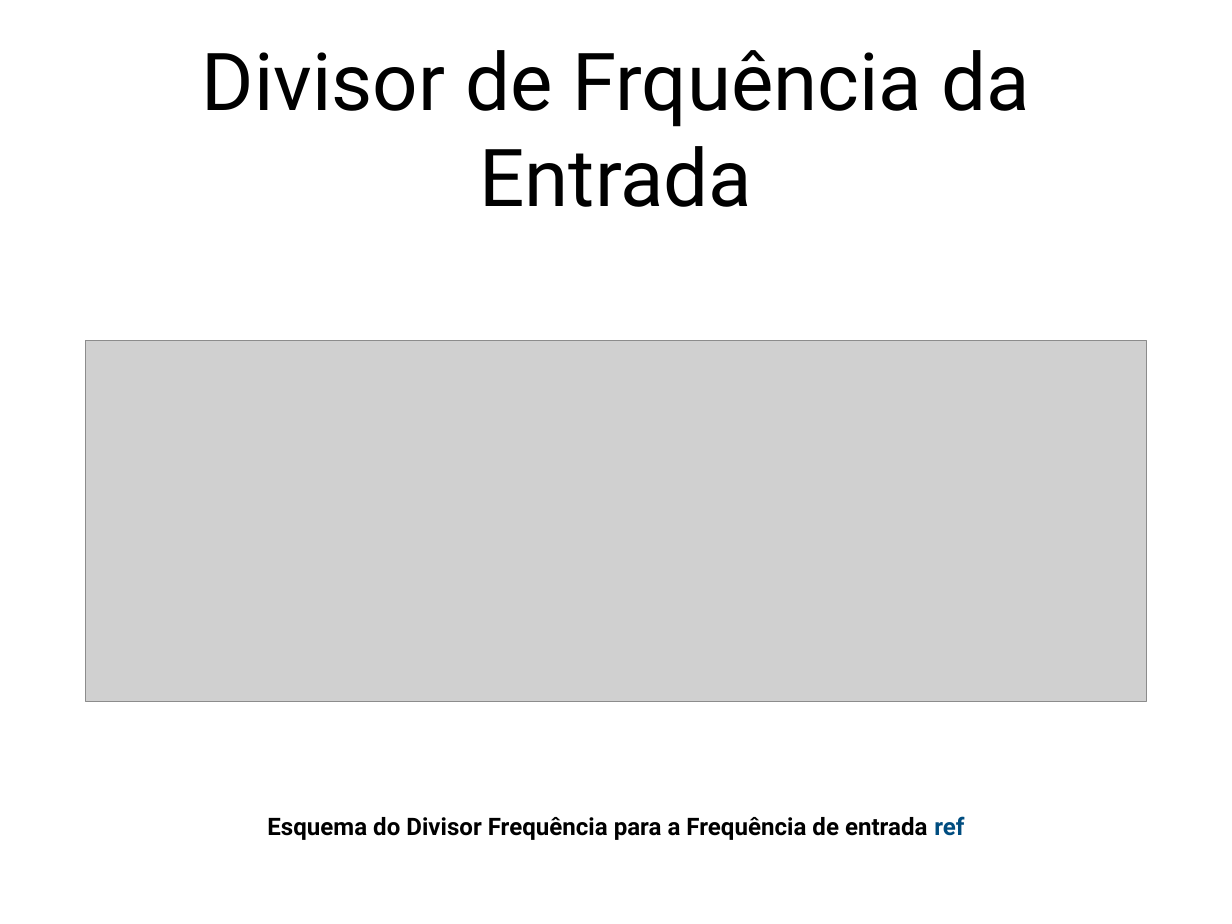
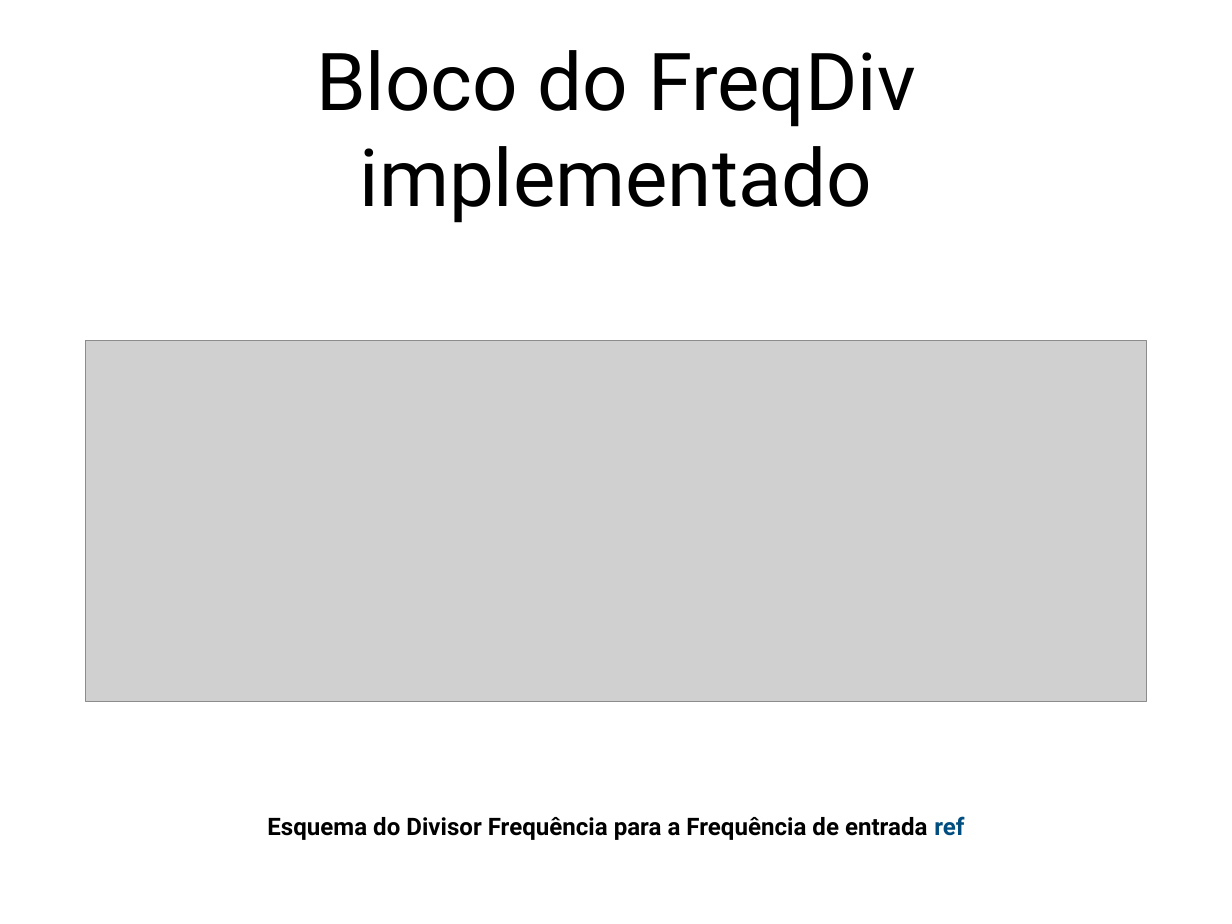
Before and after one commit to wwagner33/adpll-vhdl, a slide deck: slide 42 of trabalho-pll.pptx (slide 9 before the commit). Drawn at 1232x924 pixels with LibreOffice and Linux fonts; fonts in the diff are those of the drawing; grey boxes stand for pictures. Boxes give left, top, right and bottom in pixels: in the first picture for what was removed or moved away, otherwise in the second. Text is boxed around its words. In the diff, an @@ line names an element or a change of style, - is before the commit and + after.

```diff
--- a/trabalho-pll.pptx
+++ b/trabalho-pll.pptx
@@ title at box(316, 50, 916, 223): text changed @@
-Divisor de Frquência da Entrada
+Bloco do FreqDiv implementado
```
Also in this commit, not shown: 5 other slides changed, 32 slides added, 2 slides removed, 7 other files.
